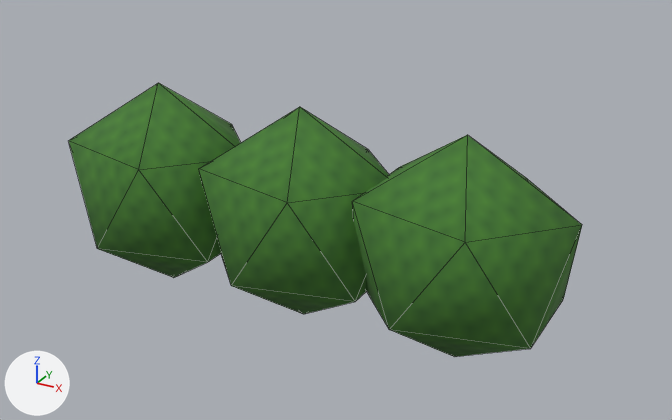
Two versions of the glTF model assets/original/ember_art/town/hedge.glb, one commit apart.
The view is the same before and after, from a 50 mm lens placed at (1.82, -3.01, 2.26), pointed at (0.13, 0.06, 0.73). Every picture has the same lights, and +X, +Y and +Z are marked at lower left. The picture after the commit comes second. Mesh edges are drawn as thin lines. Vertices at exactly the same position are counted once.

The first picture shows 'hedge'.
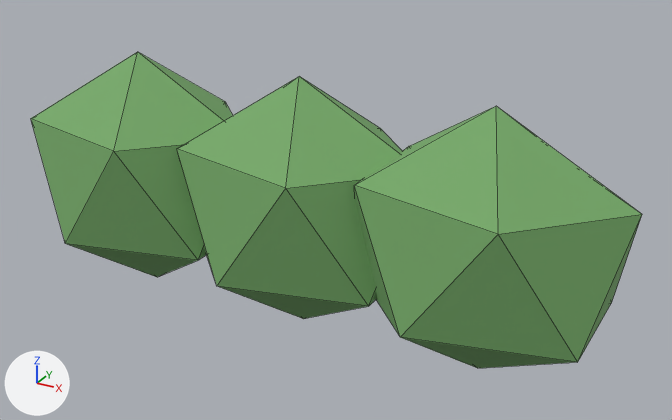
Diff of the bpy script that builds the scene:
```diff
--- a/assets/original/ember_art/town/hedge.glb.py
+++ b/assets/original/ember_art/town/hedge.glb.py
@@ mat_leaf @@
+mat_leaf = principled_material('leaf')
+mat_leaf.base_color = (0.18, 0.4, 0.14)  # green #76aa69
+mat_leaf.roughness = 0.85
@@ me_icosphere_001 @@
 # used by ob_hedge; location = (0.0, 0.0, 0.0)
-me_icosphere_001.from_pydata(...)  # 36 vertices, 60 faces; spans x -1.14..1.14, y -0.33..0.33, z 0.23..1.17
-me_icosphere_001.materials.append(mat_hedge)  # picture img_leaf
+me_icosphere_001.from_pydata(...)  # 36 vertices, 60 faces; spans x -1.34..1.34, y -0.38..0.38, z 0.21..1.29
+# me_icosphere_001 part 1: the loose piece of 12 vertices spanning x -1.14..-0.26, y -0.33..0.33, z 0.23..1.17 is scaled about its middle by (1.21, 1.17, 1.16), then moved by (-0.1, 0.0, 0.05)
+# me_icosphere_001 part 2: the loose piece of 12 vertices spanning x -0.44..0.44, y -0.33..0.33, z 0.23..1.17 is scaled about its middle by (1.21, 1.17, 1.16), then moved by (0.0, 0.0, 0.05)
+# me_icosphere_001 part 3: the loose piece of 12 vertices spanning x 0.26..1.14, y -0.33..0.33, z 0.23..1.17 is scaled about its middle by (1.21, 1.17, 1.16), then moved by (0.1, 0.0, 0.05)
+me_icosphere_001.materials.append(mat_leaf)  # green #76aa69
```

What differs and where, as boxes [x1, y1, x2, y2] in the pictures (672 x 420 px; the box of a moved part takes in the faces that stretch with it):
'hedge', recoloured, reshaped (19% wider, 15% taller): before [69, 83, 582, 357]; after [31, 52, 642, 368]
part 1 of me_icosphere_001, moved or reshaped: before [69, 83, 241, 278]; after [31, 52, 233, 277]
part 2 of me_icosphere_001, moved or reshaped: before [199, 107, 389, 314]; after [177, 76, 402, 319]
part 3 of me_icosphere_001, moved or reshaped: before [352, 135, 582, 357]; after [354, 106, 642, 368]
